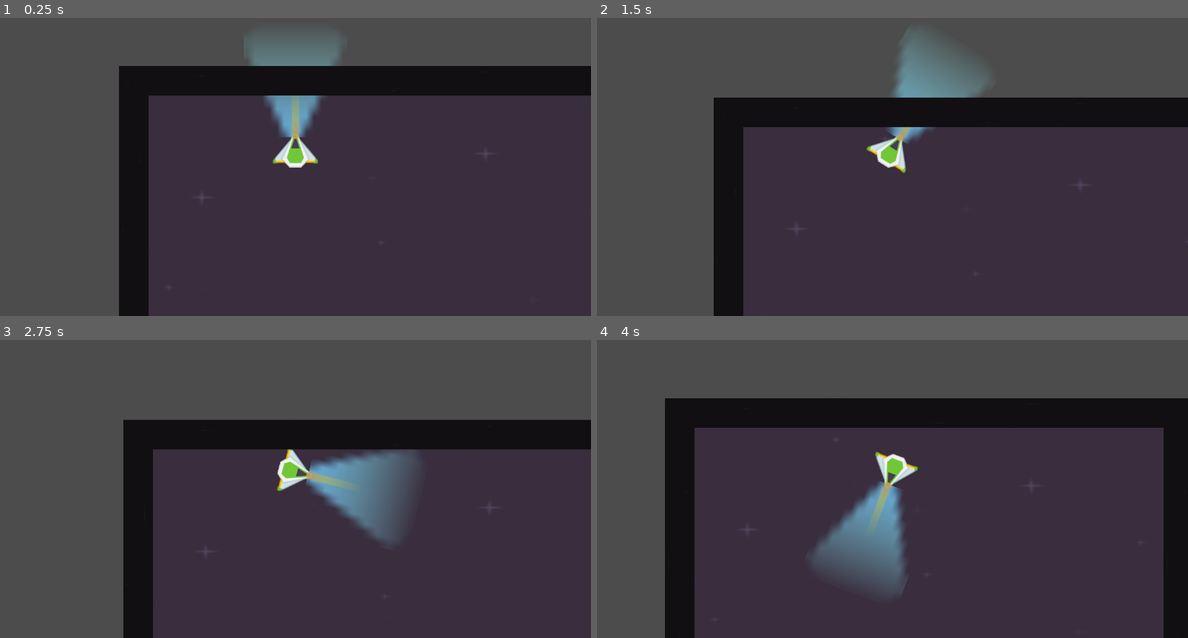
Above: before the commit, frames 1-4 (two rows, left to right).
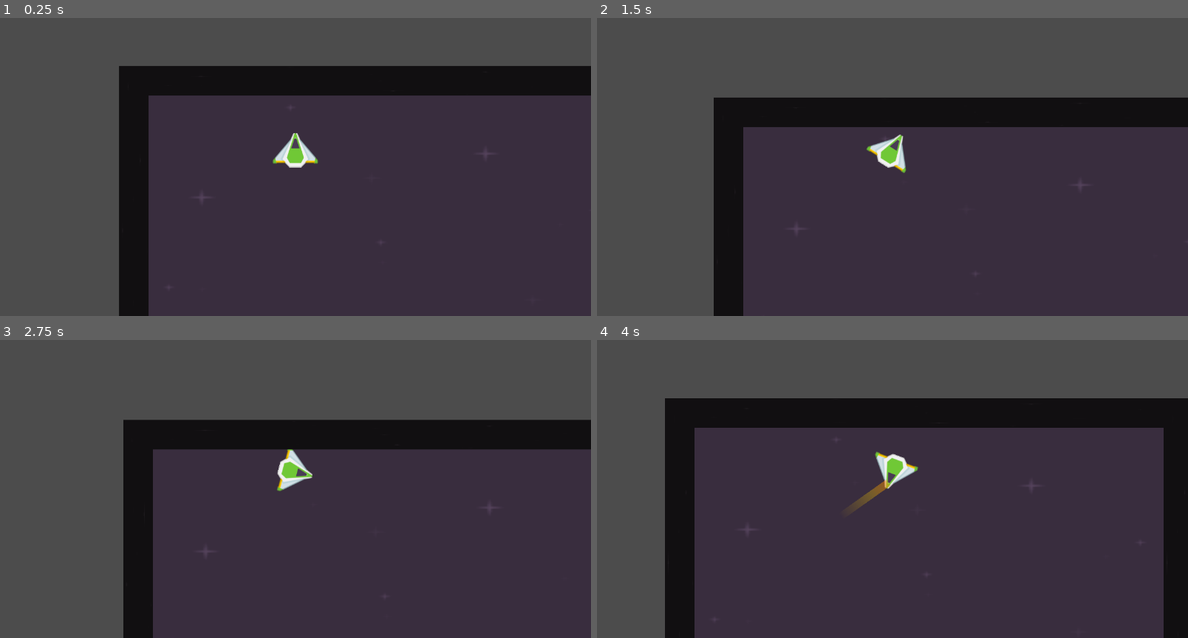
Above: after the commit, the same moments.

Repository: Twin1Twin2/GameOff2018
Game: Godot game, scene res://scenes/TestScenes/TestScene.tscn
Same seed, same stepped clock (60 frames per second), same inputs: the game is played once before the commit and once after it. Before the commit the project has no main scene; this scene is started directly in both runs.
Inputs:
- Up to frame 1 (0.25 s): no input
- Up to frame 2 (1.5 s): tap Enter at 0.5 s; hold W (forward) 0.53-1.28 s; hold Right (rotate_clockwise) 0.53-1.28 s; tap Left (rotate_counter_clockwise) at 0.8, 1.35 s; hold S (backward) from 1.28 s (still down)
- Up to frame 3 (2.75 s): tap Space (swing_sword, bound only after the commit) at 1.55, 2.1 s; release S (backward) at 2.03 s; hold W (forward) from 2.03 s (still down); hold Right (rotate_clockwise) from 2.03 s (still down)
- Up to frame 4 (4 s): release Right (rotate_clockwise) at 2.78 s; tap Right (rotate_clockwise) at 2.85 s; tap Left (rotate_counter_clockwise) at 3.05 s; release W (forward) at 3.53 s; hold S (backward) from 3.53 s (still down); hold Left (rotate_counter_clockwise) from 3.53 s (still down); tap Space (swing_sword, bound only after the commit) at 3.8 s

The runs differ from the first frame. In frame 1, 2.3% of the frame differs, in the area x 42-58%, y 7-41%; in frame 2, 2.5%; in frame 3, 3.7%; in frame 4, 3.7%, in the area x 36-53%, y 46-85%.

Commit message:
Added TestSword for testing

Diff:
--- a/project.godot
+++ b/project.godot
@@ -16,6 +16,7 @@
 [application]
 
 config/name="HybridLoZAsteroids"
+run/main_scene="res://scenes/TestScenes/TestScene.tscn"
 config/icon="res://icon.png"
 
 [display]
@@ -53,6 +54,11 @@
 , Object(InputEventKey,"resource_local_to_scene":false,"resource_name":"","device":0,"alt":false,"shift":false,"control":false,"meta":false,"command":false,"pressed":false,"scancode":16777234,"unicode":0,"echo":false,"script":null)
  ]
 }
+swing_sword={
+"deadzone": 0.5,
+"events": [ Object(InputEventKey,"resource_local_to_scene":false,"resource_name":"","device":0,"alt":false,"shift":false,"control":false,"meta":false,"command":false,"pressed":false,"scancode":32,"unicode":0,"echo":false,"script":null)
+ ]
+}
 
 [rendering]
 
--- a/scenes/TestScenes/TestPlayer.tscn
+++ b/scenes/TestScenes/TestPlayer.tscn
@@ -1,6 +1,6 @@
 [gd_scene load_steps=6 format=2]
 
-[ext_resource path="res://scripts/TestScripts/TestShipController.gd" type="Script" id=1]
+[ext_resource path="res://scripts/TestScripts/TestPlayer.gd" type="Script" id=1]
 [ext_resource path="res://assets/kenny-spaceshooter-assets/PNG/playerShip3_green.png" type="Texture" id=2]
 [ext_resource path="res://scenes/TestScenes/TestTractorBeam.tscn" type="PackedScene" id=3]
 [ext_resource path="res://scenes/TestScenes/TestSword.tscn" type="PackedScene" id=4]
@@ -35,6 +35,7 @@
 
 [node name="TractorBeam" type="Position2D" parent="."]
 editor/display_folded = true
+visible = false
 position = Vector2( 0, -24 )
 rotation = 3.14159
 
--- a/scenes/TestScenes/TestSword.tscn
+++ b/scenes/TestScenes/TestSword.tscn
@@ -1,13 +1,101 @@
-[gd_scene load_steps=3 format=2]
+[gd_scene load_steps=6 format=2]
 
-[ext_resource path="res://assets/kenny-spaceshooter-assets/PNG/Effects/fire00.png" type="Texture" id=1]
+[ext_resource path="res://scripts/TestScripts/TestSword.gd" type="Script" id=1]
+[ext_resource path="res://assets/kenny-spaceshooter-assets/PNG/Effects/fire00.png" type="Texture" id=2]
 
-[sub_resource type="ConvexPolygonShape2D" id=1]
+[sub_resource type="Animation" id=2]
+
+resource_name = "test_swing_right"
+length = 0.2
+loop = false
+step = 0.2
+tracks/0/type = "value"
+tracks/0/path = NodePath("Collision:disabled")
+tracks/0/interp = 1
+tracks/0/loop_wrap = true
+tracks/0/imported = false
+tracks/0/enabled = true
+tracks/0/keys = {
+"times": PoolRealArray( 0, 0.2 ),
+"transitions": PoolRealArray( 1, 1 ),
+"update": 1,
+"values": [ false, true ]
+}
+tracks/1/type = "value"
+tracks/1/path = NodePath("Sprite:visible")
+tracks/1/interp = 1
+tracks/1/loop_wrap = true
+tracks/1/imported = false
+tracks/1/enabled = true
+tracks/1/keys = {
+"times": PoolRealArray( 0, 0.2 ),
+"transitions": PoolRealArray( 1, 1 ),
+"update": 1,
+"values": [ true, false ]
+}
+tracks/2/type = "value"
+tracks/2/path = NodePath(".:rotation_degrees")
+tracks/2/interp = 2
+tracks/2/loop_wrap = true
+tracks/2/imported = false
+tracks/2/enabled = true
+tracks/2/keys = {
+"times": PoolRealArray( 0, 0.2 ),
+"transitions": PoolRealArray( 1, 1 ),
+"update": 0,
+"values": [ 45.0, -45.0 ]
+}
+
+[sub_resource type="Animation" id=3]
+
+resource_name = "test_swing_right"
+length = 0.2
+loop = false
+step = 0.2
+tracks/0/type = "value"
+tracks/0/path = NodePath("Collision:disabled")
+tracks/0/interp = 1
+tracks/0/loop_wrap = true
+tracks/0/imported = false
+tracks/0/enabled = true
+tracks/0/keys = {
+"times": PoolRealArray( 0, 0.2 ),
+"transitions": PoolRealArray( 1, 1 ),
+"update": 1,
+"values": [ false, true ]
+}
+tracks/1/type = "value"
+tracks/1/path = NodePath("Sprite:visible")
+tracks/1/interp = 1
+tracks/1/loop_wrap = true
+tracks/1/imported = false
+tracks/1/enabled = true
+tracks/1/keys = {
+"times": PoolRealArray( 0, 0.2 ),
+"transitions": PoolRealArray( 1, 1 ),
+"update": 1,
+"values": [ true, false ]
+}
+tracks/2/type = "value"
+tracks/2/path = NodePath(".:rotation_degrees")
+tracks/2/interp = 2
+tracks/2/loop_wrap = true
+tracks/2/imported = false
+tracks/2/enabled = true
+tracks/2/keys = {
+"times": PoolRealArray( 0, 0.2 ),
+"transitions": PoolRealArray( 1, 1 ),
+"update": 0,
+"values": [ -45.0, 45.0 ]
+}
+
+[sub_resource type="RectangleShape2D" id=1]
 
 custom_solver_bias = 0.0
-points = PoolVector2Array( 0, 0, 64, -64, 48, -106, 0, -128, -48, -106, -64, -64 )
+extents = Vector2( 8, 64 )
 
 [node name="TestSword" type="Area2D"]
+rotation = -0.785398
 input_pickable = true
 gravity_vec = Vector2( 0, 1 )
 gravity = 98.0
@@ -15,11 +103,7 @@
 angular_damp = 1.0
 audio_bus_override = false
 audio_bus_name = "Master"
-
-[node name="Sprite" type="Sprite" parent="."]
-scale = Vector2( 1, 3.25 )
-texture = ExtResource( 1 )
-offset = Vector2( 0, -20 )
+script = ExtResource( 1 )
 
 [node name="AnimationPlayer" type="AnimationPlayer" parent="."]
 root_node = NodePath("..")
@@ -27,7 +111,15 @@
 playback_process_mode = 1
 playback_default_blend_time = 0.0
 playback_speed = 1.0
+anims/test_swing_left = SubResource( 2 )
+anims/test_swing_right = SubResource( 3 )
 blend_times = [  ]
 
-[node name="CollisionShape2D" type="CollisionShape2D" parent="."]
+[node name="Sprite" type="Sprite" parent="."]
+scale = Vector2( 1, 3.25 )
+texture = ExtResource( 2 )
+offset = Vector2( 0, -20 )
+
+[node name="Collision" type="CollisionShape2D" parent="."]
+position = Vector2( 0, -64 )
 shape = SubResource( 1 )
--- a/scripts/TestScripts/TestPlayer.gd
+++ b/scripts/TestScripts/TestPlayer.gd
@@ -1,35 +1,98 @@
 extends KinematicBody2D
 
-export var speed : int = 200
-export var rotation_speed : float = 3
+
+export (float) var mass : float = 1
+
+export (float) var force : float = 200
+export (float) var friction : float = 1
+
+export (float) var rot_force : float = deg2rad(90)
+export (float) var rot_friction : float = 0.25
+
+onready var sword = $TestSword
 
 var velocity : Vector2 = Vector2()
-var rotation_dir : float = 0
-
-func get_input():
-	rotation_dir = 0
-	var x = 0
-	var y = 0
-
-	if Input.is_action_pressed('rotate_counter_clockwise'):
-		rotation_dir -= 1
-	if Input.is_action_pressed('rotate_clockwise'):
-		rotation_dir += 1
-
-	if Input.is_action_pressed('right'):
-		x += 1
-	if Input.is_action_pressed('left'):
-		x -= 1
+var rot_velocity : float = 0
 
 
-	if Input.is_action_pressed('down'):
-		y += 1
-	if Input.is_action_pressed('up'):
-		y -= 1
+func get_rotation_input():
+	var rotationInput = 0
 
-	velocity = Vector2(x, y).rotated(rotation) * speed
+	if Input.is_action_pressed("rotate_counter_clockwise"):
+		rotationInput -= 1
+	if Input.is_action_pressed("rotate_clockwise"):
+		rotationInput += 1
+
+	return rotationInput
+
+
+func get_movement_input():
+	var movementInput : Vector2 = Vector2(0, 0)
+
+	if Input.is_action_pressed("forward"):
+		movementInput.y -= 1
+	if Input.is_action_pressed("backward"):
+		movementInput.y += 1
+
+	return movementInput
+
+
+func _process(delta):
+	if Input.is_action_just_pressed("swing_sword"):
+		var swing_right : bool = rot_velocity > 0
+		sword.swing(swing_right)
+
 
 func _physics_process(delta):
-    get_input()
-    rotation += rotation_dir * rotation_speed * delta
-    move_and_slide(velocity)
+	var newVelocity : Vector2 = velocity
+	var newRotVelocity : float = 0
+
+	# apply friction
+	if velocity.length() > 0:
+		var frictionAmount = friction * delta
+		var deceleration = velocity * frictionAmount
+
+		newVelocity = velocity - deceleration
+
+		if newVelocity.length() < 0.05:
+			newVelocity = Vector2(0, 0)
+
+	# apply acceleration
+	var movementInput : Vector2 = get_movement_input()
+
+	if movementInput.length() > 0:
+		if movementInput.length() > 1:
+			movementInput = movementInput.normalized()
+
+		var forceAmount = movementInput * force
+		var acceleration = forceAmount / mass
+		var addedVelocity = acceleration * delta
+
+		newVelocity += addedVelocity.rotated(rotation)
+
+	# apply rotational friction
+	if abs(rot_velocity) > 0:
+		var frictionAmount = rot_friction * delta
+		var deceleration = rot_velocity * frictionAmount
+
+		newRotVelocity = rot_velocity - deceleration
+
+		if abs(newRotVelocity) < 0.01:
+			newRotVelocity = 0
+
+	# apply rotational acceleration
+	var rotMovementInput = get_rotation_input()
+
+	if rotMovementInput != 0:
+		var forceAmount = rotMovementInput * rot_force
+		var acceleration = forceAmount / mass
+		var addedVelocity = acceleration * delta
+
+		newRotVelocity += addedVelocity
+
+	rot_velocity = newRotVelocity
+
+	rotation +=  rot_velocity * delta
+	velocity = move_and_slide(newVelocity)
+
+	pass
--- /dev/null
+++ b/scripts/TestScripts/TestSword.gd
@@ -0,0 +1,18 @@
+extends Area2D
+
+
+onready var animation_player = $AnimationPlayer
+onready var sprite = $Sprite
+onready var collision = $Collision
+
+func _ready():
+	sprite.visible = false
+	collision.disabled = true
+
+
+func swing(value : bool = true):
+	if !animation_player.is_playing():
+		if value == true:
+			animation_player.play("test_swing_right")
+		else:
+			animation_player.play("test_swing_left")
